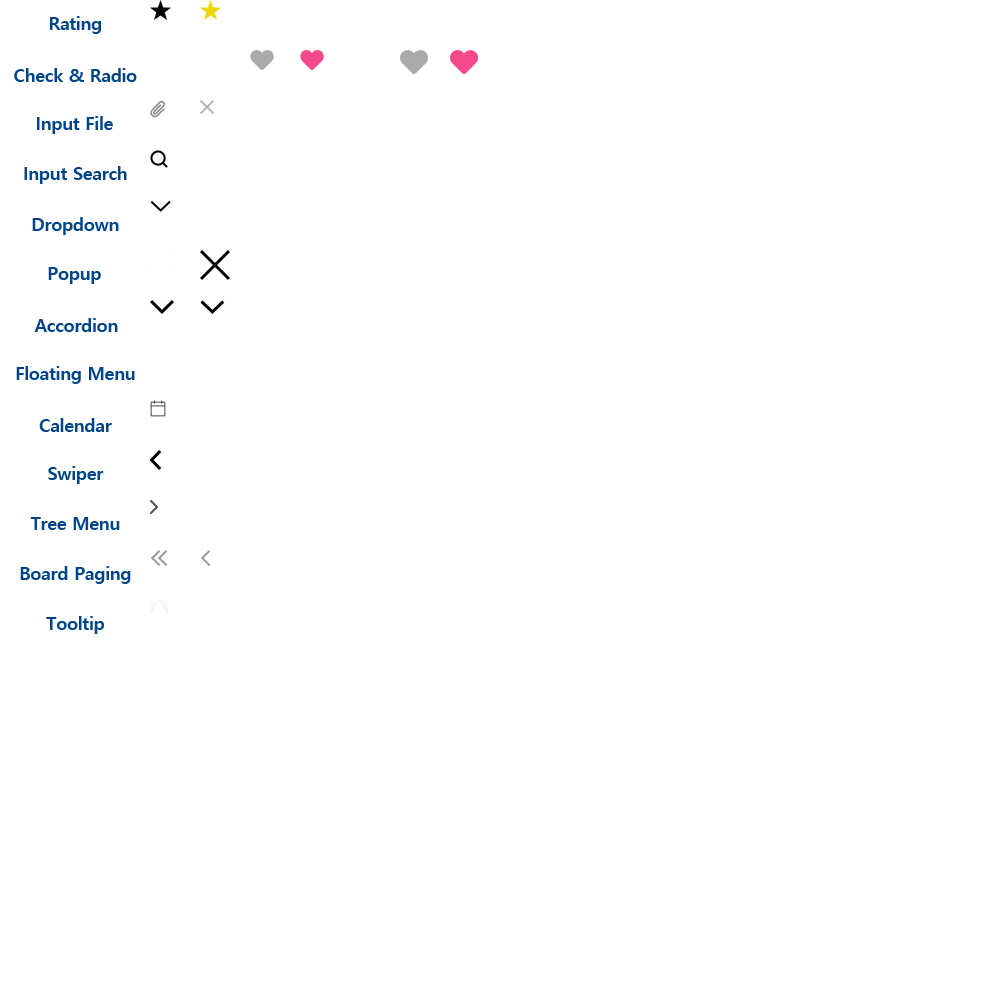
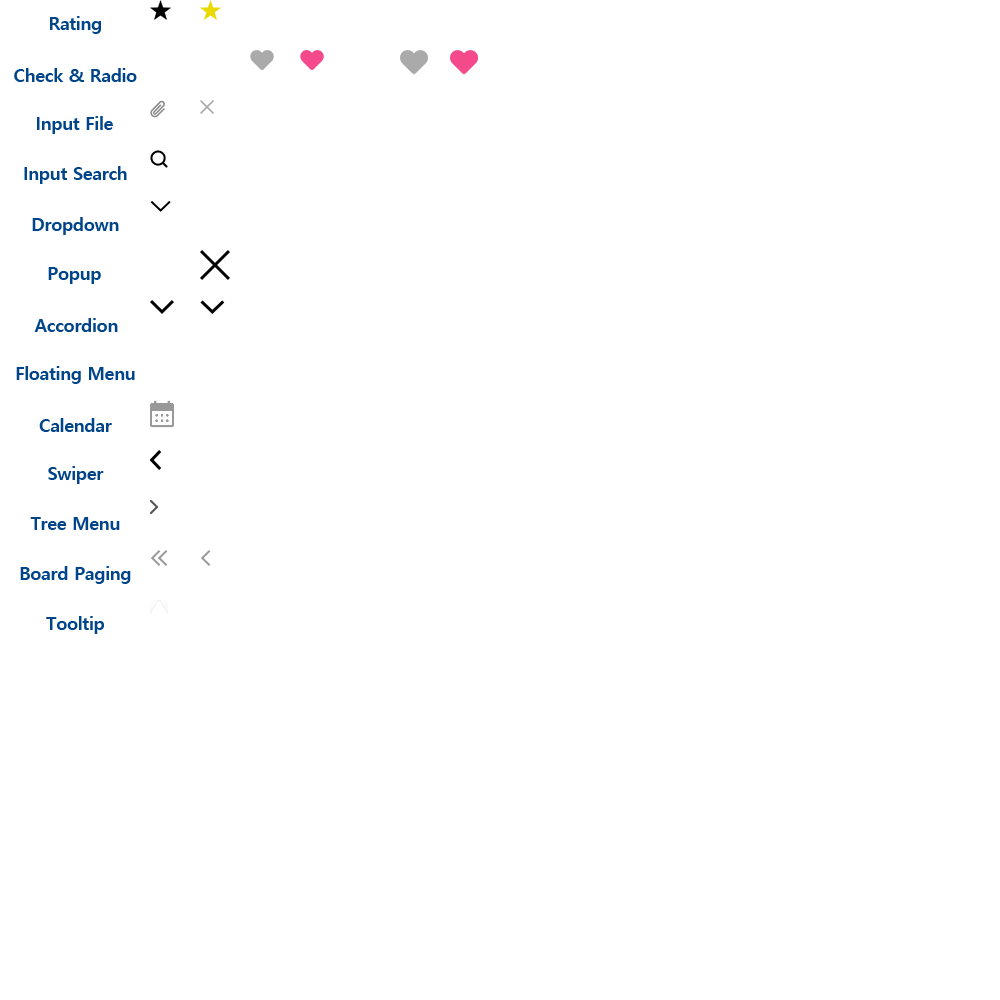
Comparing the layer stacks of the two 1000 x 1000 images. Changes:
renamed "레이어 7" to "레이어 44", painted on it over (150, 400, 174, 428)
